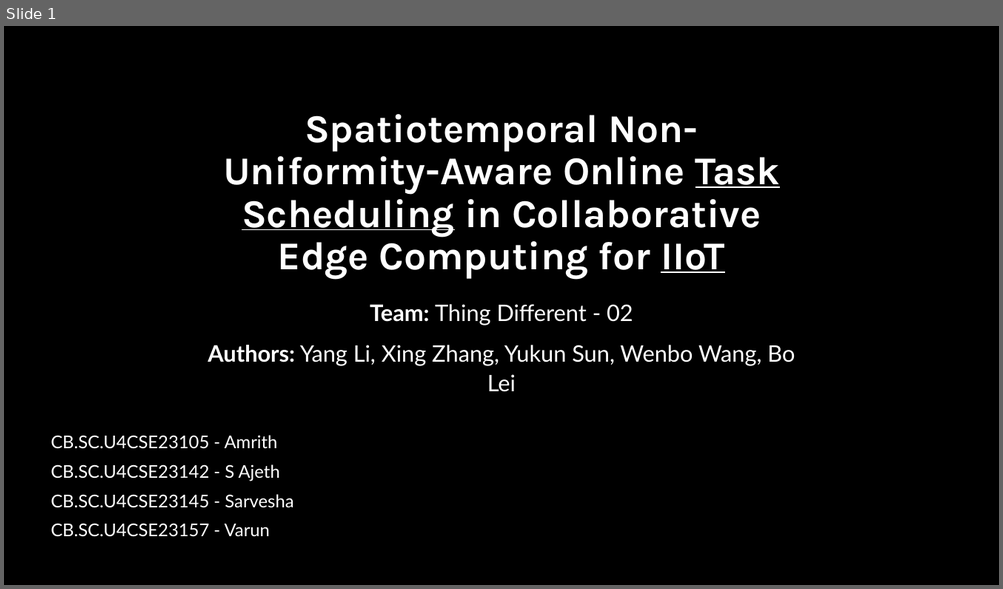
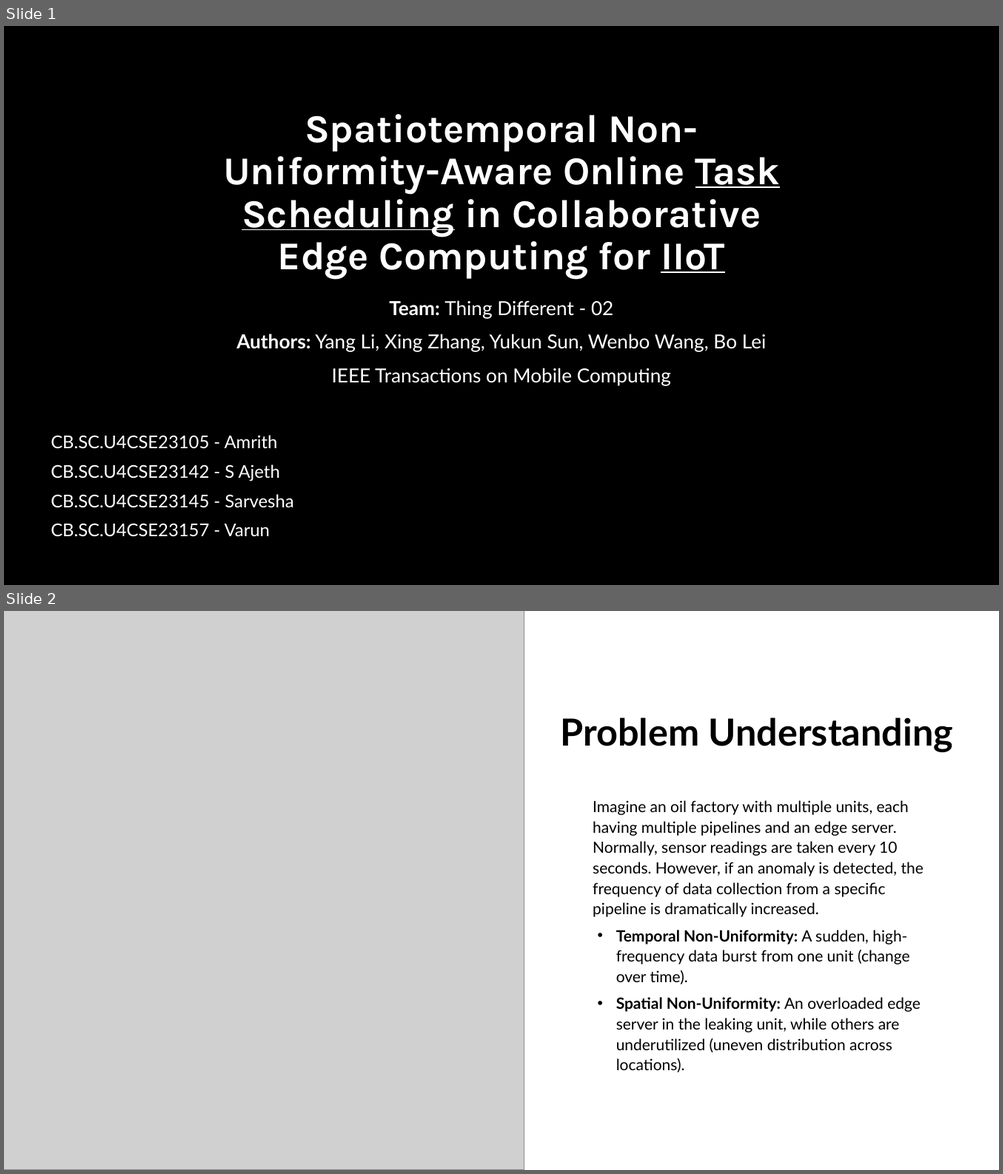
Before and after one commit to 23CSE362-edge-computing-2025-26-odd/capstone-project-02-thingdifferent, a slide deck: Document/Thing Differnet-02 Edge Computing Review 1.pptx. Shown one above the other, each under a label of ours: slide 1 before the commit, slides 1 and 2 after it. The pictures are 1003x589 and 1003x1174 pixels, drawn with LibreOffice and Linux fonts; fonts in the diff are those of the drawing; grey boxes stand for pictures; background and template pictures are left out. Boxes give left, top, right and bottom in pixels: in the first picture for what was removed or moved away, otherwise in the second. Text is boxed around its words. In the diff, an @@ line names an element or a change of style, - is before the commit and + after.

```diff
--- a/Document/Thing Differnet-02 Edge Computing Review 1.pptx
+++ b/Document/Thing Differnet-02 Edge Computing Review 1.pptx
@@ slide 2 added at [4, 611, 999, 1170], background #FFFFFF @@
@@ picture added at [4, 611, 524, 1170] @@
@@ text added at [560, 718, 953, 752], 36 pt, text #000000, bold @@
+Problem Understanding
@@ text added at [592, 800, 923, 1073], 15 pt, text #000000 @@
+Imagine an oil factory with multiple units, each having multiple pipelines and an edge server. Normally, sensor readings are taken every 10 seconds. However, if an anomaly is detected, the frequency of data collection from a specific pipeline is dramatically increased.
+• Temporal Non-Uniformity: A sudden, high-frequency data burst from one unit (change over time).
+• Spatial Non-Uniformity: An overloaded edge server in the leaking unit, while others are underutilized (uneven distribution across locations).
@@ slide 1 changed as well @@
@@ subtitle at [236, 301, 766, 352]: size 22 to 18.7 pt in "Team: Thing Different - 02", "Authors: Yang Li, Xing Zhang, Yukun Sun, ..."; line spacing 1.1 to 1 @@
@@ subtitle at [332, 368, 671, 386]: paragraph added @@
+IEEE Transactions on Mobile Computing
```
Also in this commit, not shown: 9 other slides changed, 1 other slide added, 4 slides removed.
